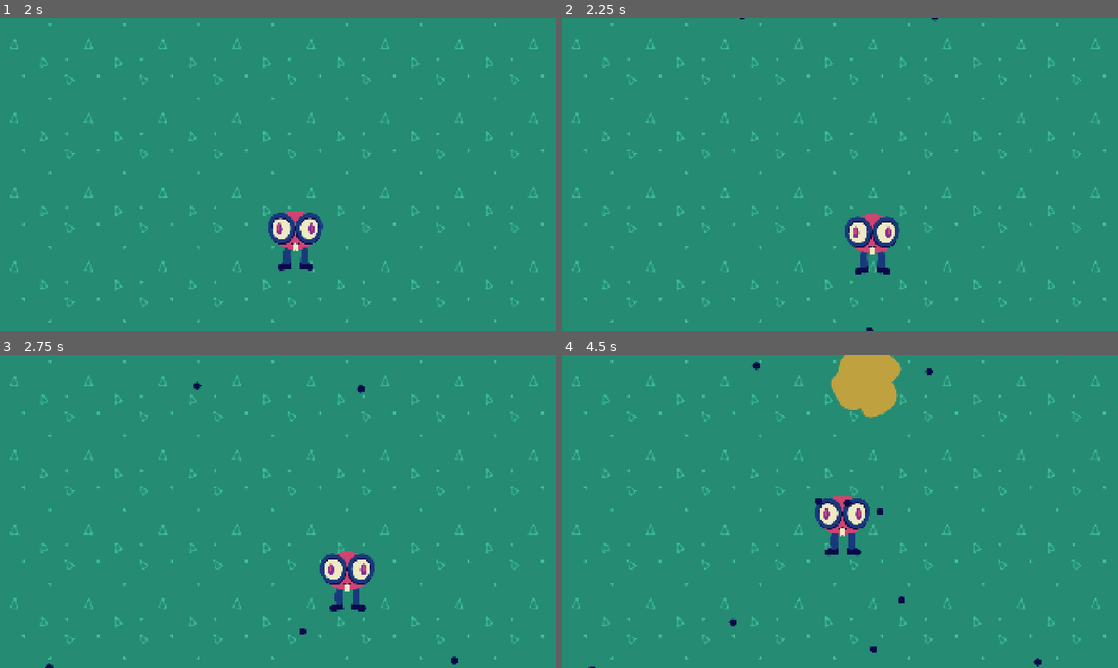
Above: before the commit, frames 1-4 (two rows, left to right).
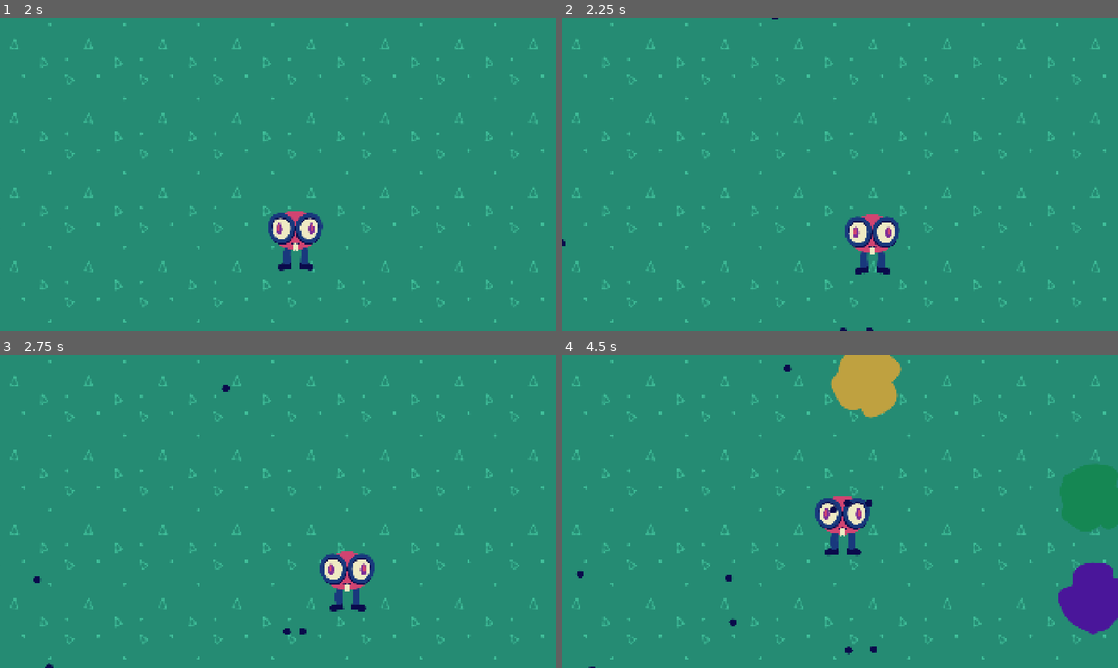
Above: after the commit, the same moments.

Repository: squarepear/ggj-26
Game: Godot game, scene res://world/world.tscn
Same seed, same stepped clock (60 frames per second), same inputs: the game is played once before the commit and once after it.
Inputs:
- Up to frame 1 (2 s): tap Enter at 0.5 s; hold D (move_right) 0.53-1.28 s; hold S (move_down) from 1.28 s (still down)
- Up to frame 2 (2.25 s): release S (move_down) at 2.03 s; hold D (move_right) from 2.03 s (still down)
- Up to frame 3 (2.75 s): keep holding D (move_right)
- Up to frame 4 (4.5 s): release D (move_right) at 2.78 s; hold W (move_up) 2.78-3.53 s; hold A (move_left) from 3.53 s (still down)

Frame 1 is identical in both runs. In frame 2, less than 0.1% of the frame differs, in the area x 0-68%, y 0-100%; in frame 3, 0.2%; in frame 4, 4.1%, in the area x 2-100%, y 2-100%.

Commit message:
Refactor spawner creation

Diff:
--- a/project/bullet/wave_generator.gd
+++ b/project/bullet/wave_generator.gd
@@ -11,11 +11,7 @@
 	assert(_wave_component, "target wave component must be assigned!")
 
 	for i in 5:
-		print(_get_random_spawn_point())
-		var spawner := SpawnerComponent.new()
-		_wave_component.add_child(spawner)
-		spawner.global_position = _get_random_spawn_point()
-		spawner.bullet = _bullet_scenes[0]
+		_wave_component.add_spawner(_get_random_spawn_point(), _bullet_scenes[0])
 
 
 # Gets a random point along the boundary of the screen with an offset of BOUNDARY_OFFSET
--- a/project/component/wave_component.gd
+++ b/project/component/wave_component.gd
@@ -3,6 +3,12 @@
 
 @export var target : CharacterBody2D
 
+func add_spawner(position: Vector2, bullet_scene: PackedScene) -> void:
+	var spawner := SpawnerComponent.new()
+	add_child(spawner)
+	spawner.global_position = position
+	spawner.bullet = bullet_scene
+
 func start_wave():
 	for child in get_children():
 		child.spawn(target)
Not shown: 1 places in project/world/world.tscn that only renumber resources
